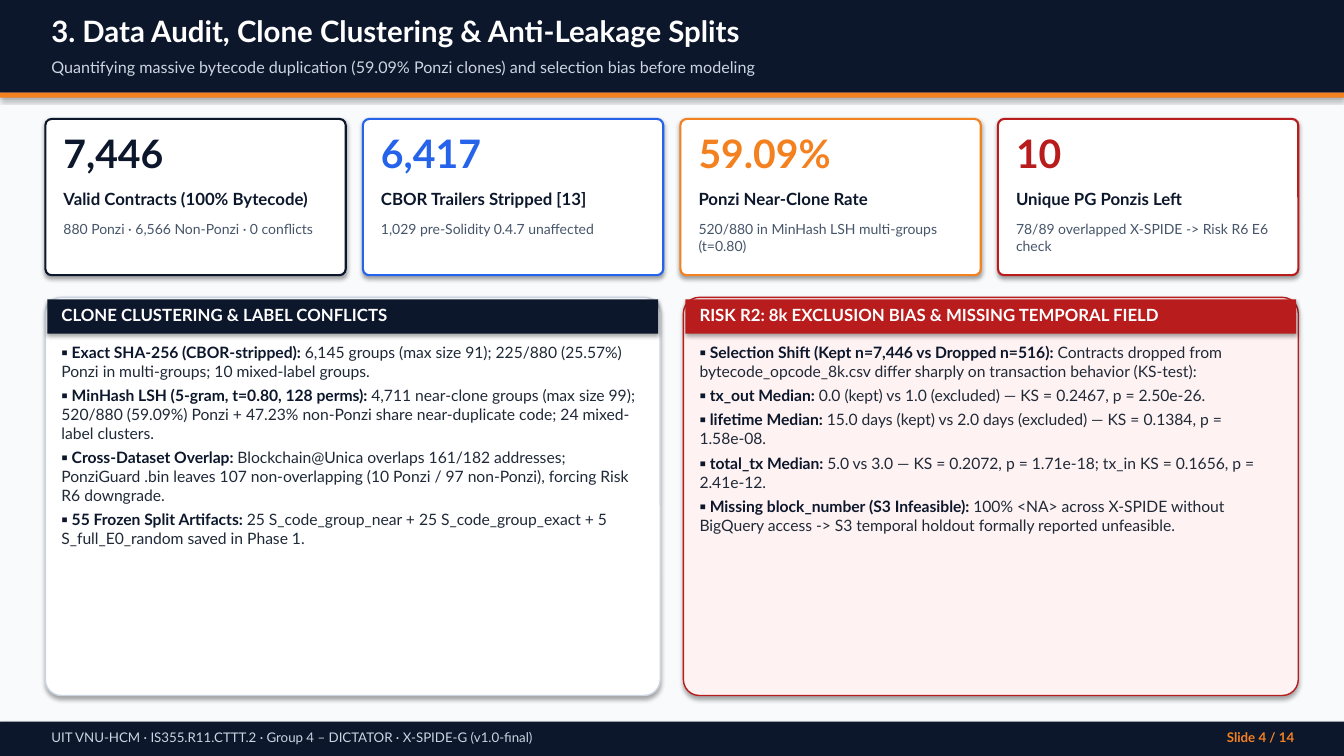
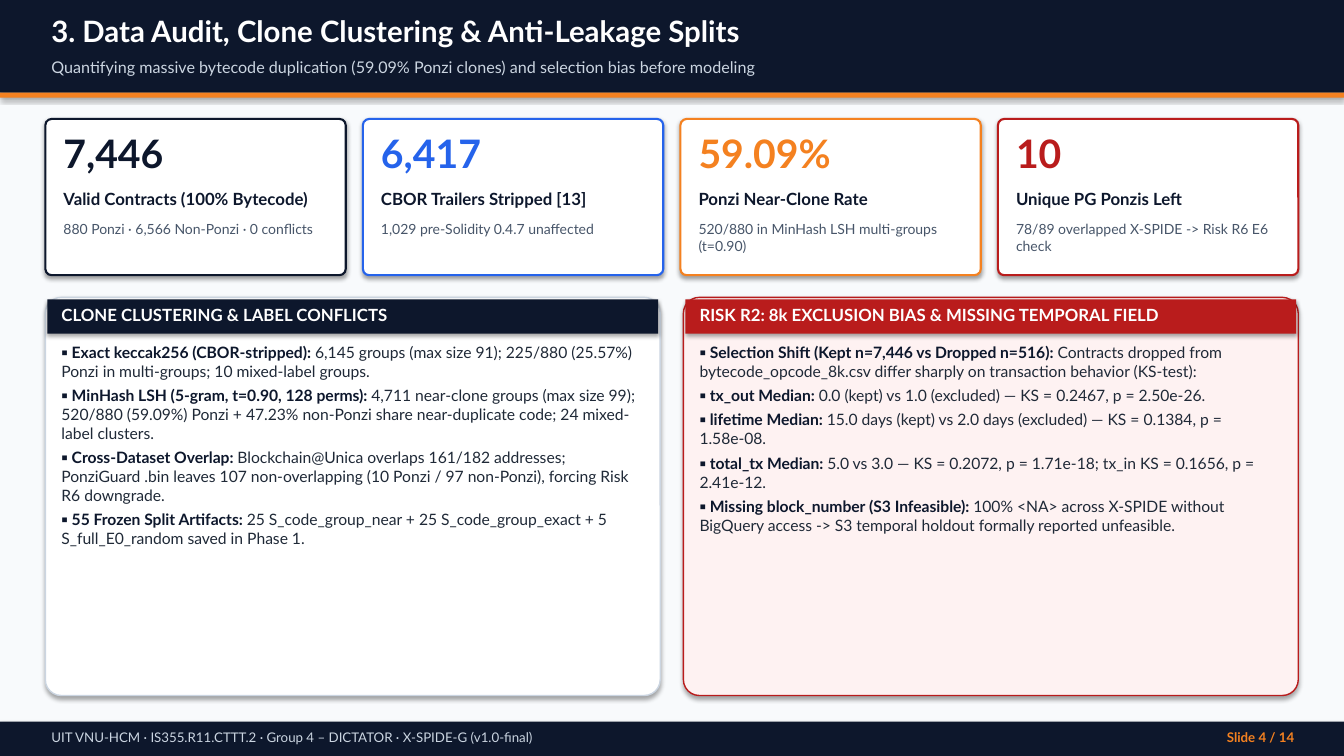
Before and after one commit to gminh715/IS355_DICTATOR_X-SPIDE-G, a slide deck: slide 4 of 4_DICTATOR_IS355_Final_Presentation.pptx. Drawn at 1344x756 pixels with LibreOffice and Linux fonts; fonts in the diff are those of the drawing. Boxes give left, top, right and bottom in pixels: in the first picture for what was removed or moved away, otherwise in the second. Text is boxed around its words. In the diff, an @@ line names an element or a change of style, - is before the commit and + after.

Commit message:
docs: align clone hash (keccak256), MinHash threshold (0.90), and outer CV seeds

```diff
--- a/4_DICTATOR_IS355_Final_Presentation.pptx
+++ b/4_DICTATOR_IS355_Final_Presentation.pptx
@@ text at (699, 223, 937, 253): text changed @@
-520/880 in MinHash LSH multi-groups (t=0.80)
+520/880 in MinHash LSH multi-groups (t=0.90)
@@ text at (61, 346, 635, 439): text changed @@
-▪ Exact SHA-256 (CBOR-stripped): 6,145 groups (max size 91); 225/880 (25.57%) Ponzi in multi-groups; 10 mixed-label groups.
-▪ MinHash LSH (5-gram, t=0.80, 128 perms): 4,711 near-clone groups (max size 99); 520/880 (59.09%) Ponzi + 47.23% non-Ponzi share near-duplicate code; 24 mixed-label clusters.
+▪ Exact keccak256 (CBOR-stripped): 6,145 groups (max size 91); 225/880 (25.57%) Ponzi in multi-groups; 10 mixed-label groups.
+▪ MinHash LSH (5-gram, t=0.90, 128 perms): 4,711 near-clone groups (max size 99); 520/880 (59.09%) Ponzi + 47.23% non-Ponzi share near-duplicate code; 24 mixed-label clusters.
```
Also in this commit, not shown: 1 other slide changed, 12 other files.
